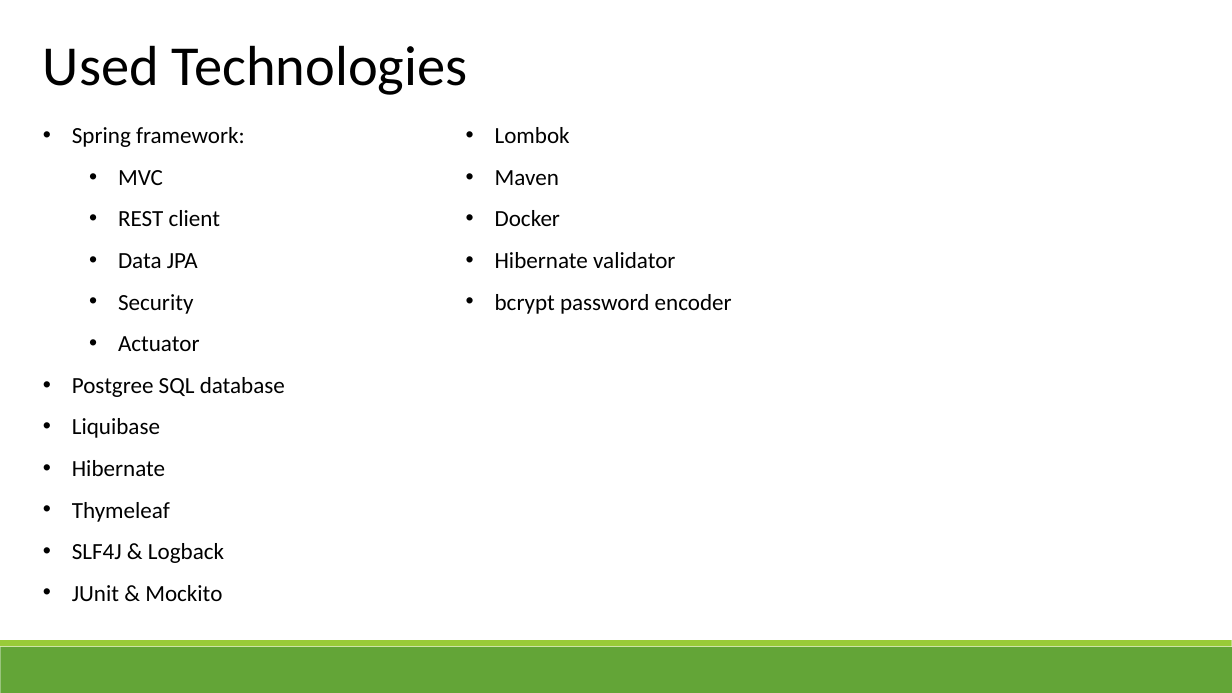
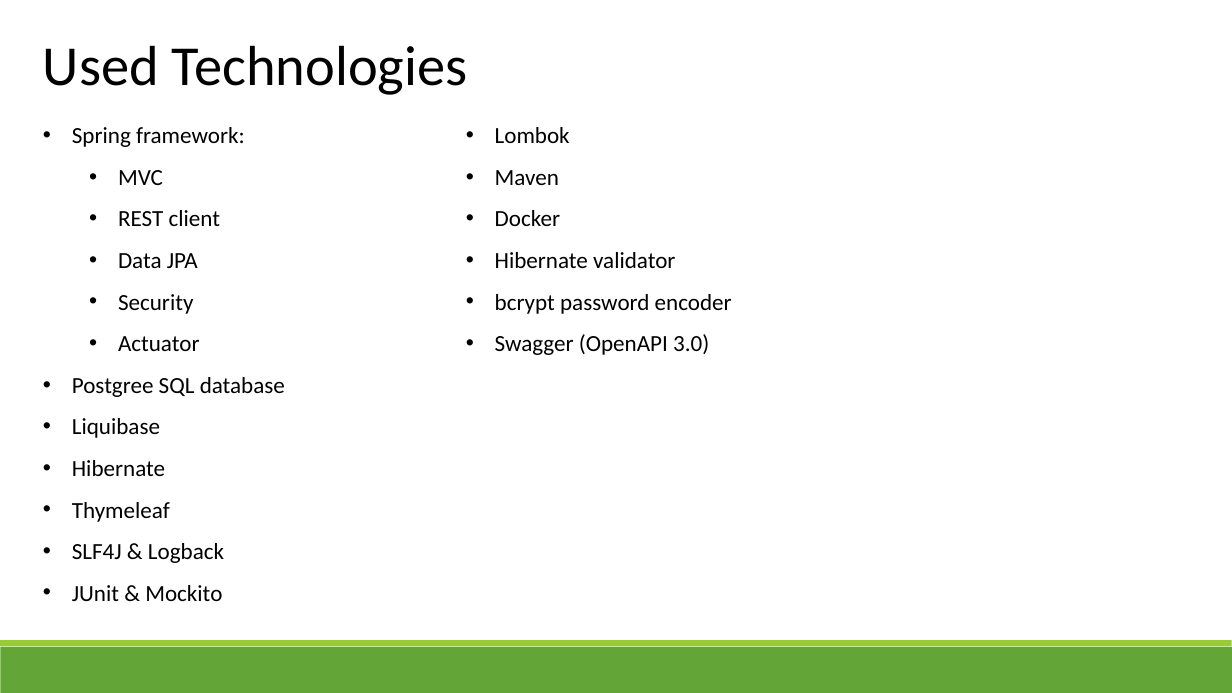
Before and after one commit to benzol45/EPAM_final_project, a slide deck: slide 6 of Library.pptx. Drawn at 1232x693 pixels with LibreOffice and Linux fonts; fonts in the diff are those of the drawing. Boxes give left, top, right and bottom in pixels: in the first picture for what was removed or moved away, otherwise in the second. Text is boxed around its words. In the diff, an @@ line names an element or a change of style, - is before the commit and + after.

Commit message:
add swagger for Rest-endpoint

```diff
--- a/Library.pptx
+++ b/Library.pptx
@@ text at [495,334,709,355]: paragraph added @@
+• Swagger (OpenAPI 3.0)
```
Also in this commit, not shown: 2 other slides changed, 1 slide added, 7 other files.
